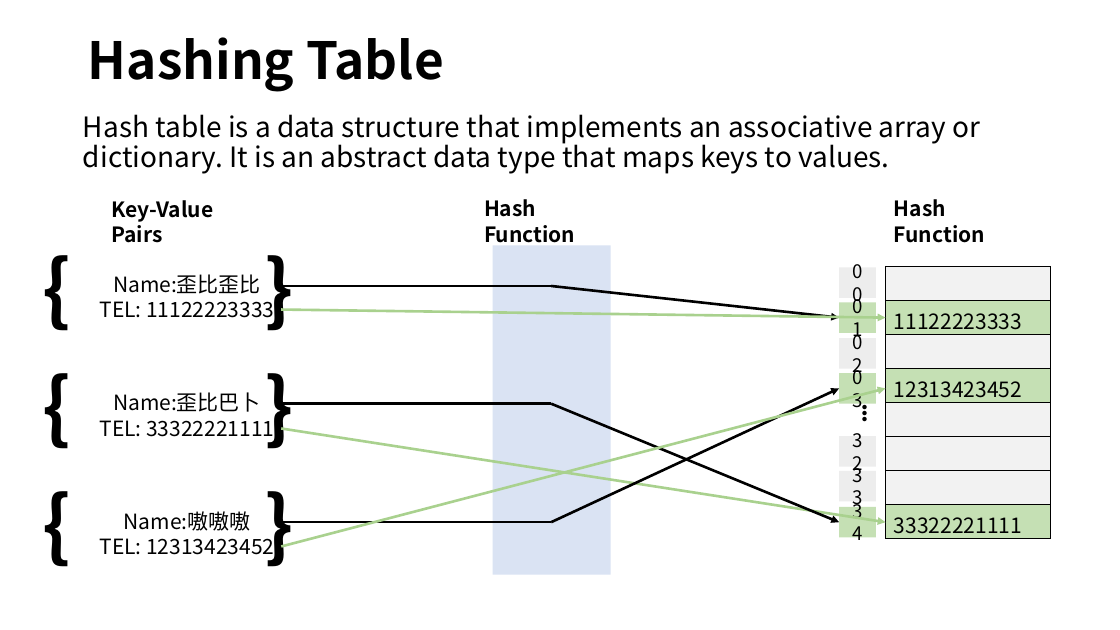
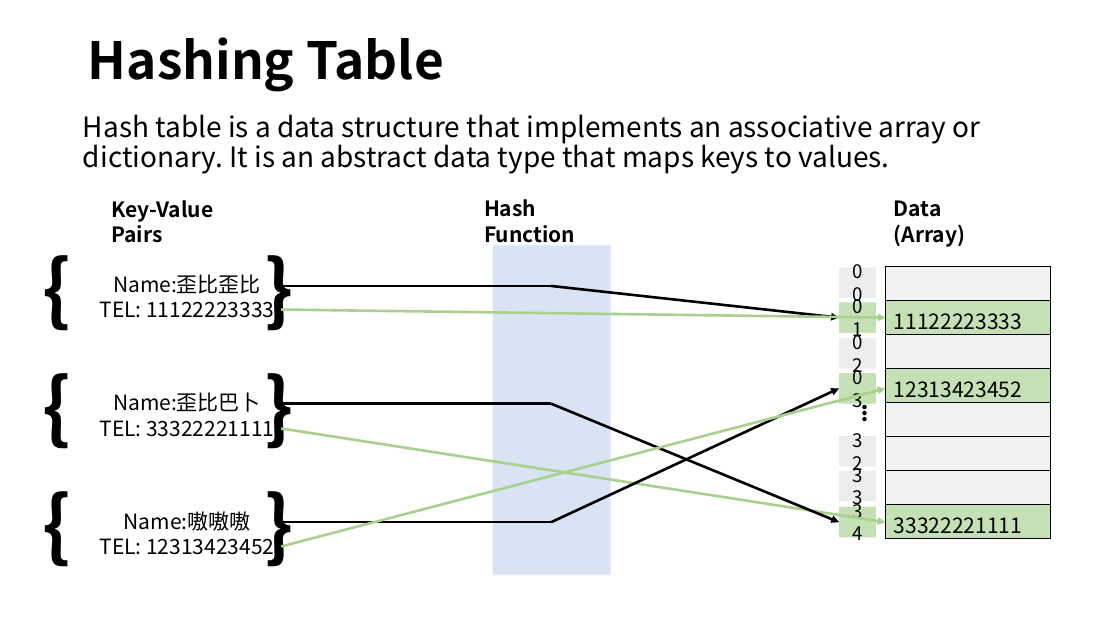
Before and after one commit to LILKOTYO/Lab-Presentation, a slide deck: slide 3 of 20230327_Collision_Detection/Collision_Detection.pptx. Drawn at 1120x630 pixels with LibreOffice and Linux fonts; fonts in the diff are those of the drawing. Boxes give left, top, right and bottom in pixels: in the first picture for what was removed or moved away, otherwise in the second. Text is boxed around its words. In the diff, an @@ line names an element or a change of style, - is before the commit and + after.

Commit message:
update

```diff
--- a/20230327_Collision_Detection/Collision_Detection.pptx
+++ b/20230327_Collision_Detection/Collision_Detection.pptx
@@ text at (x1=894, y1=200, x2=965, y2=247): text changed @@
-Hash Function
+Data (Array)
```
Also in this commit, not shown: 2 other slides changed, 8 slides added.
